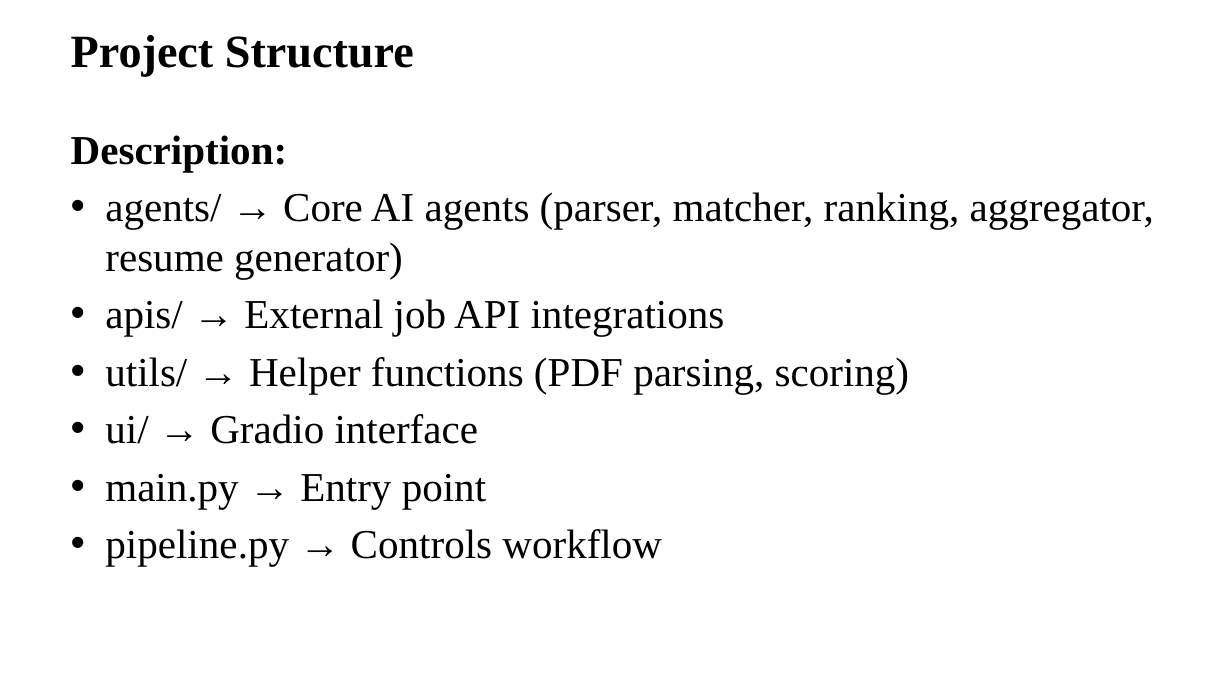
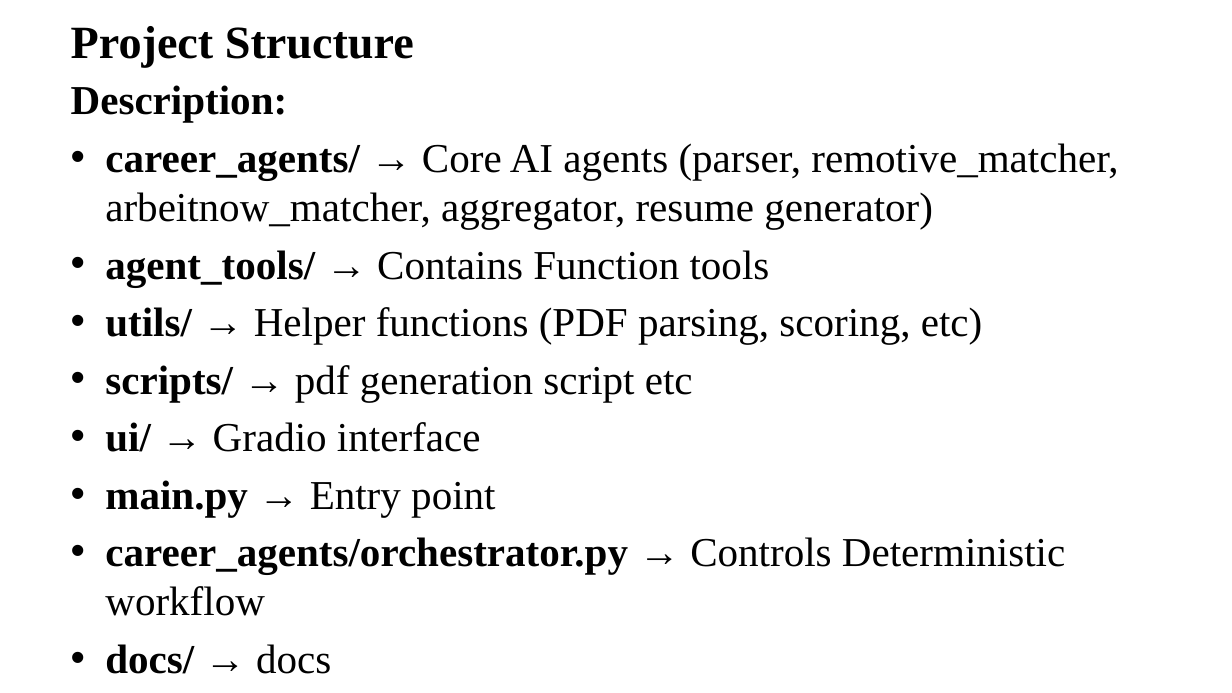
Before and after one commit to AMS-JR/ai-career-assistant, a slide deck: slide 9 of docs/presentation.pptx. Drawn at 1232x693 pixels with LibreOffice and Linux fonts; fonts in the diff are those of the drawing; background and template pictures are left out. Boxes give left, top, right and bottom in pixels: in the first picture for what was removed or moved away, otherwise in the second. Text is boxed around its words. In the diff, an @@ line names an element or a change of style, - is before the commit and + after.

```diff
--- a/docs/presentation.pptx
+++ b/docs/presentation.pptx
@@ title "Project Structure": place and size @@
-title "Project Structure" at (71,35,414,76)
+title "Project Structure" at (71,26,414,67)
@@ text "Description:": place and size @@
-text "Description:" at (71,135,1154,566)
+text "Description:" at (71,85,1118,674)
@@ text at (105,143,1118,402): text changed @@
-• agents/ → Core AI agents (parser, matcher, ranking, aggregator, resume generator)
-• apis/ → External job API integrations
-• utils/ → Helper functions (PDF parsing, scoring)
+• career_agents/ → Core AI agents (parser, remotive_matcher, arbeitnow_matcher, aggregator, resume generator)
+• agent_tools/ → Contains Function tools
+• utils/ → Helper functions (PDF parsing, scoring, etc)
+• scripts/ → pdf generation script etc
@@ text at (105,422,495,517): bold on in "ui/", "main.py" @@
@@ text at (105,537,1065,674): text changed @@
-• pipeline.py → Controls workflow
+• career_agents/orchestrator.py → Controls Deterministic workflow
+• docs/ → docs
```
Also in this commit, not shown: 13 other slides changed, 14 slides added, 8 other files.
